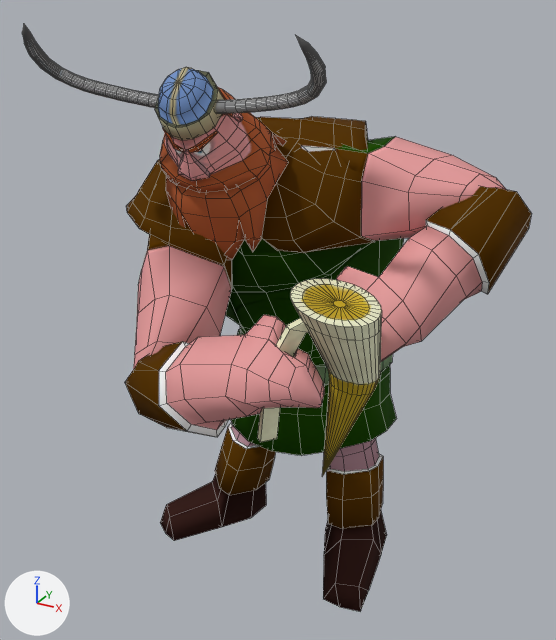
What one commit did to the OBJ model assets/Animacion/Vikingo/Celebracion/vikingoCelebracion_000493.obj.
The view is the same before and after, from a 50 mm lens placed at (3.76, -6.43, 6.26), pointed at (0.18, 0.08, 3.0). Lighting does not change. The marker at lower left points along +X, +Y and +Z. Mesh edges are drawn as thin lines. Where no turn or scale is listed for an object, it has been applied to the vertices.

Objects in the first picture: 'Vilkingo_ikingoH', 'jarra_jarraH'.
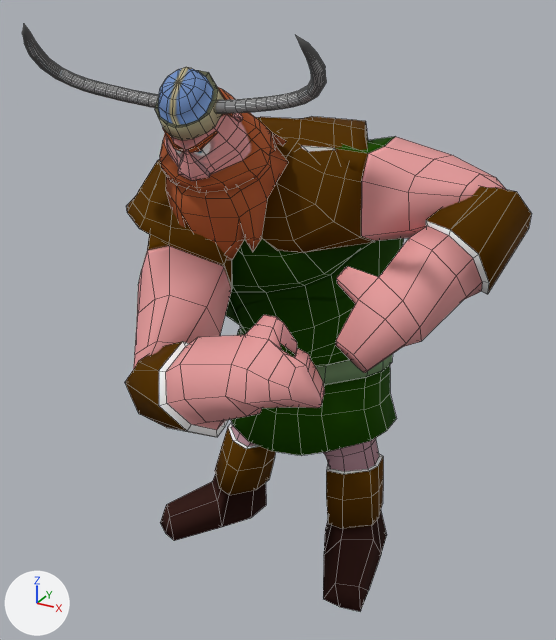
Changed parts and their boxes (x1, y1, x2, y2) in the pictures (556 x 640 px):
'jarra_jarraH', deleted: before (257, 279, 382, 477)

What changed in the scene script:
```text
Remove ob_jarra_jarrah:
    ob_jarra_jarrah = bpy.data.objects.new('jarra_jarraH', me_jarra_jarrah)
    ob_jarra_jarrah.location = (0.0, 0.0, 0.0)
```
